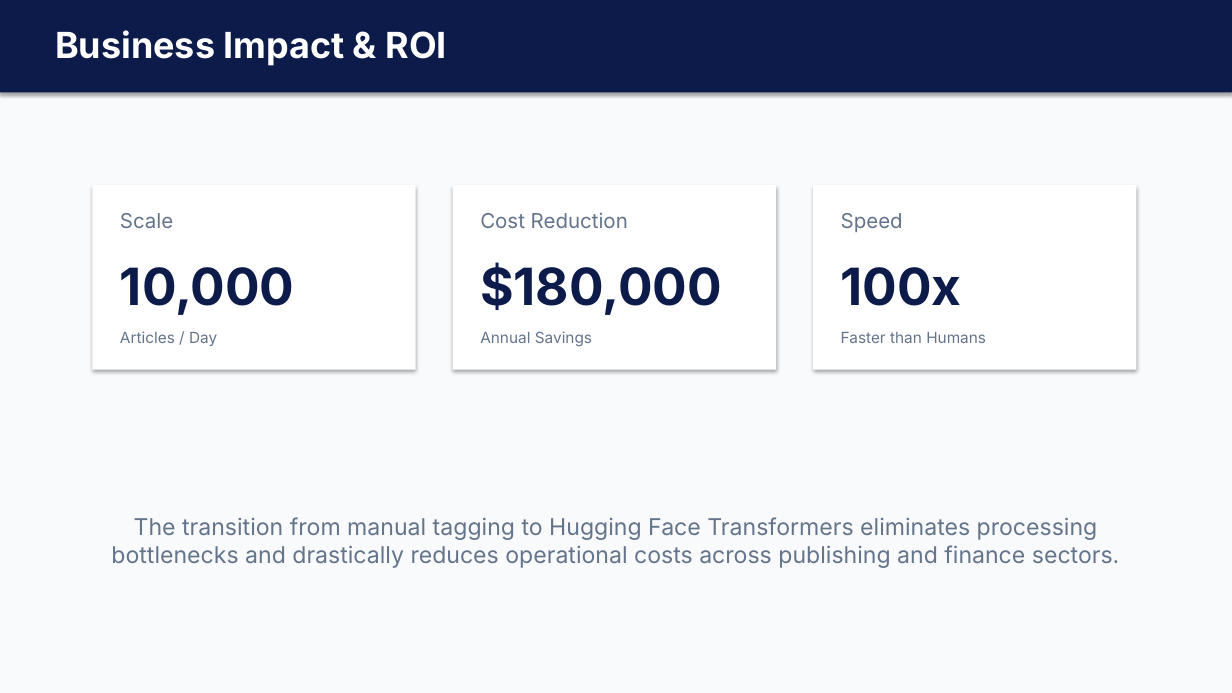
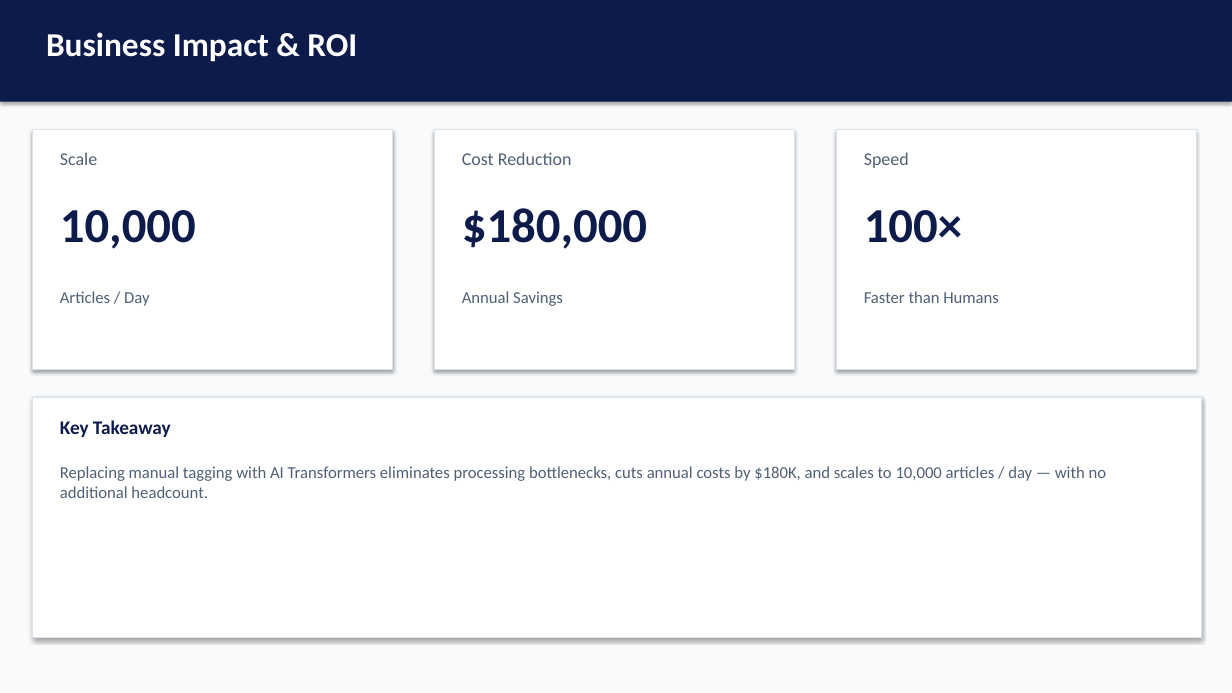
Before and after one commit to gy22122004-forge/News-Classification, a slide deck: slide 4 of News_Classification_Short.pptx. Drawn at 1232x693 pixels with LibreOffice and Linux fonts; fonts in the diff are those of the drawing. Boxes give left, top, right and bottom in pixels: in the first picture for what was removed or moved away, otherwise in the second. Text is boxed around its words. In the diff, an @@ line names an element or a change of style, - is before the commit and + after.

Commit message:
Fix PPT: proper textbox sizing, no overlap, clean layout

```diff
--- a/News_Classification_Short.pptx
+++ b/News_Classification_Short.pptx
@@ rectangle: place and size @@
-rectangle at (0,0,1232,92)
+rectangle at (0,0,1232,102)
@@ text "Business Impact & ROI": place and size @@
-text "Business Impact & ROI" at (55,30,446,66)
+text "Business Impact & ROI" at (46,32,357,62)
@@ text "Business Impact & ROI" at (46,32,357,62): size 28 to 26 pt, font Inter to Calibri @@
@@ rectangle: place and size @@
-rectangle at (92,185,416,370)
+rectangle at (32,129,393,370)
@@ text "Scale": place and size @@
-text "Scale" at (120,213,173,228)
+text "Scale" at (60,152,97,165)
@@ rectangle: place and size @@
-rectangle at (453,185,776,370)
+rectangle at (434,129,795,370)
@@ text "Cost Reduction": place and size @@
-text "Cost Reduction" at (480,213,628,228)
+text "Cost Reduction" at (462,152,572,165)
@@ outline none to #DCE2EA 0.5 pt in 3 elements at (434,129,795,370), (32,129,393,370), (836,129,1197,370) @@
@@ rectangle: place and size @@
-rectangle at (813,185,1137,370)
+rectangle at (836,129,1197,370)
@@ size 16 to 14 pt, font Inter to Calibri, text colour #64748B to #506077 in 3 elements at (462,152,572,165), (60,152,97,165), (864,152,909,168) @@
@@ text "Speed": place and size @@
-text "Speed" at (841,213,903,232)
+text "Speed" at (864,152,909,168)
@@ text "10,000" at (60,210,196,249): size 40 to 38 pt, font Inter to Calibri @@
@@ text "10,000": place and size @@
-text "10,000" at (120,267,295,315)
+text "10,000" at (60,210,196,249)
@@ text "$180,000": place and size @@
-text "$180,000" at (480,262,721,315)
+text "$180,000" at (462,208,647,249)
@@ text "$180,000" at (462,208,647,249): size 40 to 38 pt, font Inter to Calibri @@
@@ text at (864,210,962,243): text changed; size 40 to 38 pt; font Inter to Calibri @@
-100x
+100×
@@ text "Articles / Day": place and size @@
-text "Articles / Day" at (120,331,217,346)
+text "Articles / Day" at (60,291,149,306)
@@ text "Annual Savings": place and size @@
-text "Annual Savings" at (480,331,592,347)
+text "Annual Savings" at (462,291,563,306)
@@ size 12 to 13 pt, font Inter to Calibri, text colour #64748B to #506077 in 3 elements at (462,291,563,306), (60,291,149,306), (864,291,999,303) @@
@@ text "Faster than Humans": place and size @@
-text "Faster than Humans" at (841,332,986,343)
+text "Faster than Humans" at (864,291,999,303)
@@ rectangle added at (32,397,1202,638), fill #FFFFFF, outline #DCE2EA 0.5 pt @@
@@ text added at (60,420,171,437), 15 pt, text #0D1B4B, bold @@
+Key Takeaway
@@ text at (60,466,1107,498): text changed; size 18 to 13 pt; font Inter to Calibri; text colour #64748B to #506077 @@
-The transition from manual tagging to Hugging Face Transformers eliminates processing bottlenecks and drastically reduces operational costs across publishing and finance sectors.
+Replacing manual tagging with AI Transformers eliminates processing bottlenecks, cuts annual costs by $180K, and scales to 10,000 articles / day — with no additional headcount.
```
Also in this commit, not shown: 2 other slides changed, 2 slides added, 2 slides removed, 1 other file.
